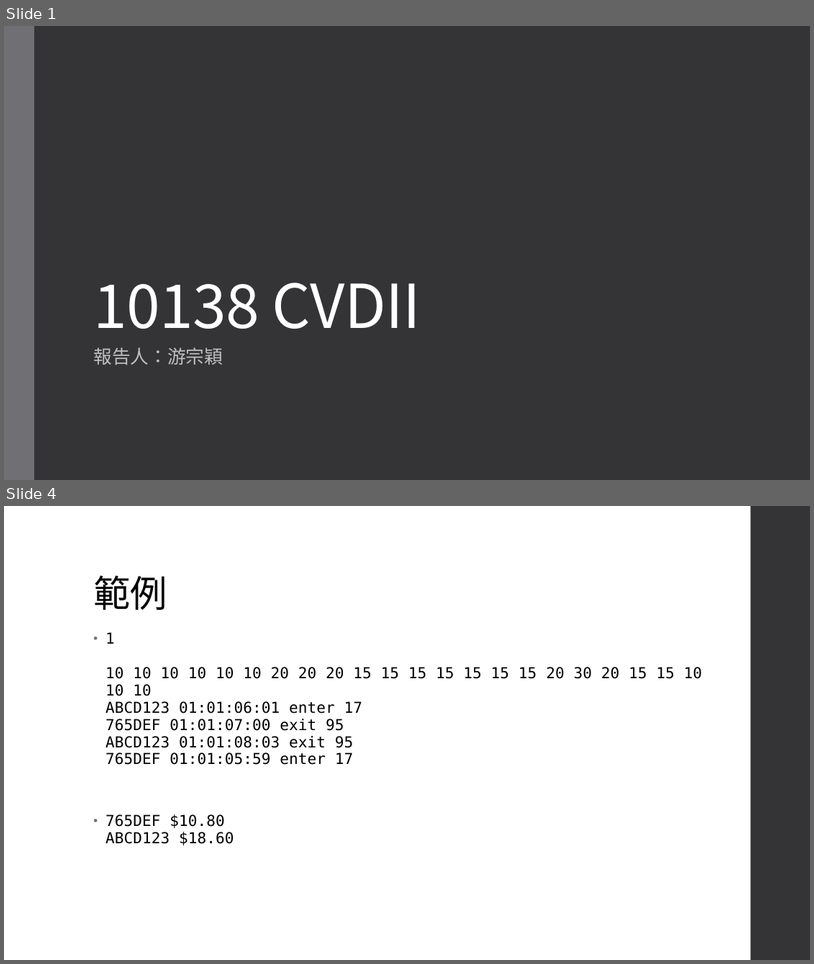
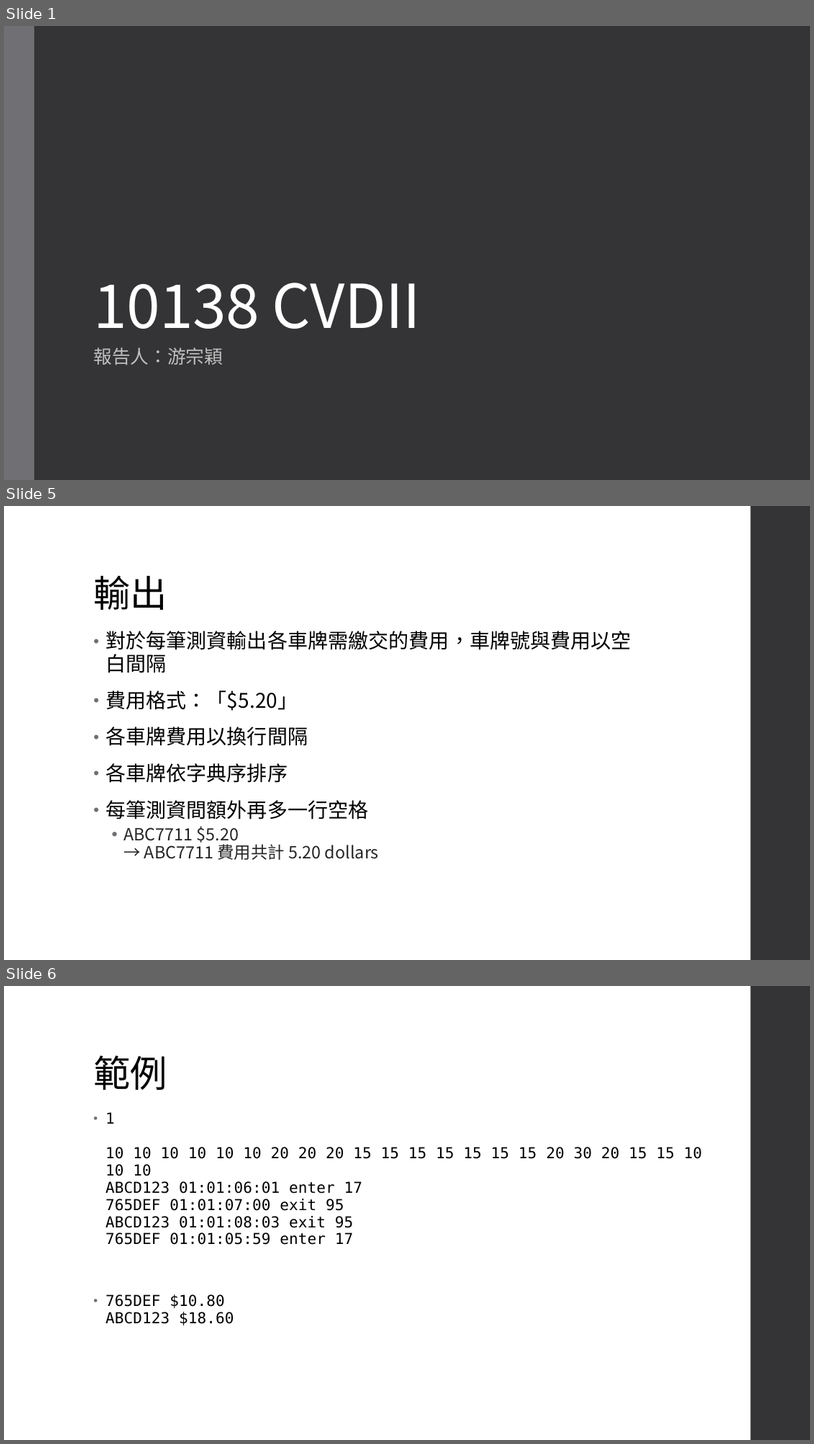
Before and after one commit to an920107/programming, a slide deck: C++/程設專題/reports/10138 CVDII.pptx. Shown one above the other, each under a label of ours: slides 1 and 4 before the commit, slides 1, 5 and 6 after it; the slides between them are not shown. The pictures are 814x964 and 814x1444 pixels, drawn with LibreOffice and Linux fonts; fonts in the diff are those of the drawing. Boxes give left, top, right and bottom in pixels: in the first picture for what was removed or moved away, otherwise in the second. Text is boxed around its words. In the diff, an @@ line names an element or a change of style, - is before the commit and + after.

```diff
--- a/C++/程設專題/reports/10138 CVDII.pptx
+++ b/C++/程設專題/reports/10138 CVDII.pptx
@@ slide 5 added at (4,506,810,960), background #FFFFFF; not listed: 1 template element that a slide beside it also shows @@
@@ title added at (93,575,167,610), 44 pt, text #000000 @@
+輸出
@@ text added at (106,631,632,860), 24 pt, text #000000 @@
+• 對於每筆測資輸出各車牌需繳交的費用，車牌號與費用以空白間隔
+• 費用格式：「$5.20」
+• 各車牌費用以換行間隔
+• 各車牌依字典序排序
+• 每筆測資間額外再多一行空格
+  • ABC7711 $5.20
+    → ABC7711 費用共計 5.20 dollars
@@ what was slide 4 is now slide 6 @@
```
Also in this commit, not shown: 3 slides changed, 2 other slides added.
